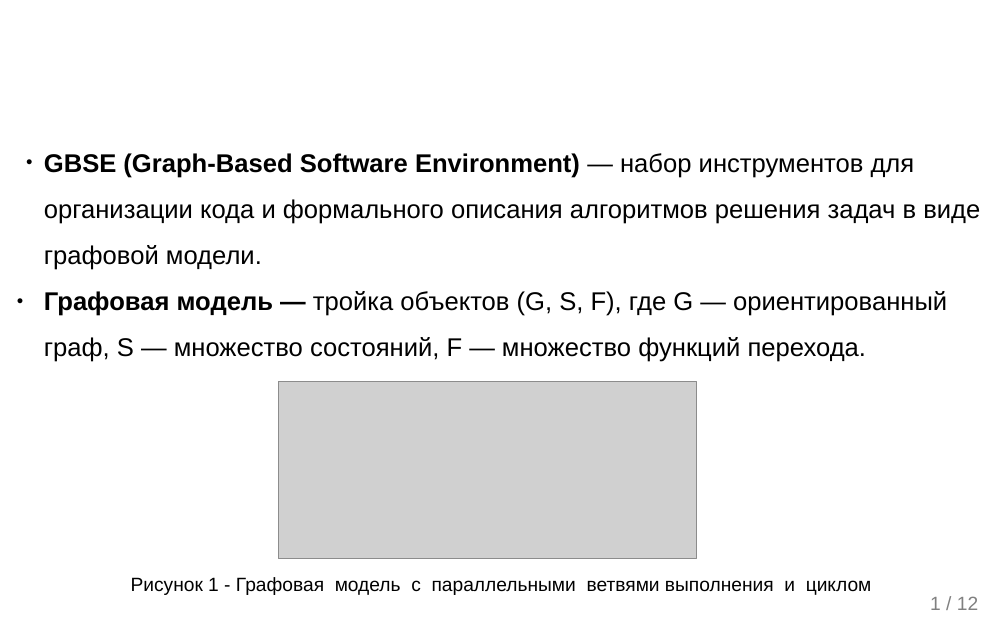
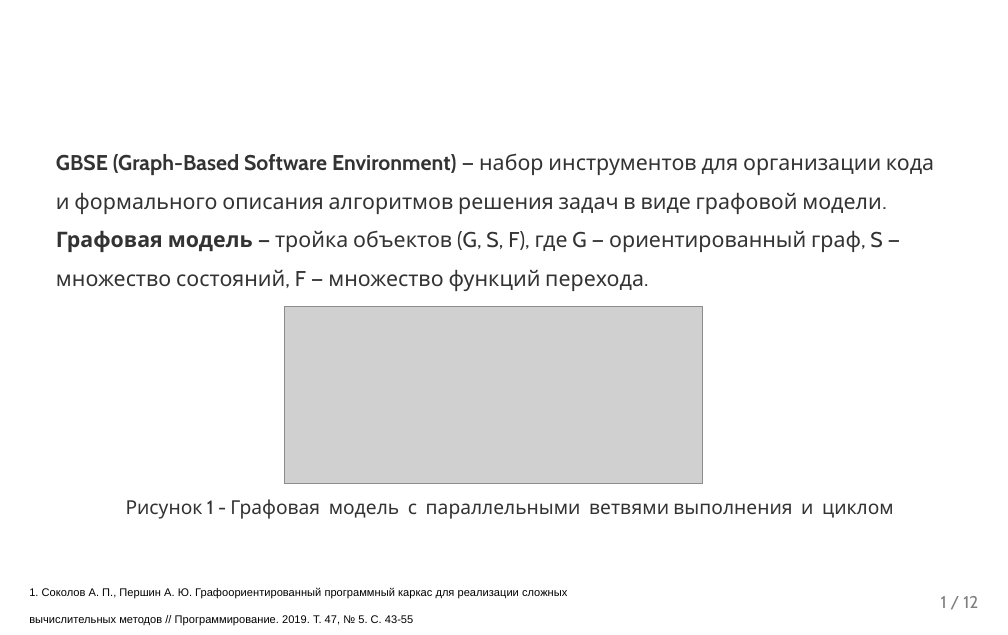
Before and after one commit to ITesserakt/Kodept, a slide deck: slide 2 of 04 - ВКРы/2019-2020 - Бизнес-логика в САПР на основе ГПИ/03 - Презентация/buisnes-logic_on_GBSE.pptx. Drawn at 1008x635 pixels with LibreOffice and Linux fonts; fonts in the diff are those of the drawing; grey boxes stand for pictures; background and template pictures are left out. Boxes give left, top, right and bottom in pixels: in the first picture for what was removed or moved away, otherwise in the second. Text is boxed around its words. In the diff, an @@ line names an element or a change of style, - is before the commit and + after.

```diff
--- a/04 - ВКРы/2019-2020 - Бизнес-логика в САПР на основе ГПИ/03 - Презентация/buisnes-logic_on_GBSE.pptx
+++ b/04 - ВКРы/2019-2020 - Бизнес-логика в САПР на основе ГПИ/03 - Презентация/buisnes-logic_on_GBSE.pptx
@@ text "GBSE (Graph-Based Software Environment) — ...": place and size @@
-text "GBSE (Graph-Based Software Environment) — ..." at bbox=[44, 153, 980, 362]
+text "GBSE (Graph-Based Software Environment) — ..." at bbox=[56, 153, 934, 291]
@@ text "GBSE (Graph-Based Software Environment) — ..." at bbox=[56, 153, 934, 291]: size 24 to 20 pt, font Arial to Cabin, text colour #000000 to #333333; bullet ● to none; list level 2 to 1 in "GBSE (Graph-Based Software Environment) — ..." @@
@@ picture: place and size @@
-picture at bbox=[278, 381, 697, 559]
+picture at bbox=[284, 307, 703, 484]
@@ text "Рисунок 1 - Графовая модель ...": place and size @@
-text "Рисунок 1 - Графовая модель ..." at bbox=[131, 577, 872, 595]
+text "Рисунок 1 - Графовая модель ..." at bbox=[126, 499, 894, 519]
@@ text "Рисунок 1 - Графовая модель ..." at bbox=[126, 499, 894, 519]: font Arial to Cabin, text colour #000000 to #333333 @@
@@ text added at bbox=[29, 588, 567, 625], 18 pt, text #000000 @@
+1. Соколов А. П., Першин А. Ю. Графоориентированный программный каркас для реализации сложных вычислительных методов // Программирование. 2019. T. 47, № 5. C. 43-55
@@ text "1 / 12" at bbox=[941, 596, 978, 608]: size 18 to 16 pt, font Arial to Cabin @@
```
Also in this commit, not shown: 12 other slides changed.
